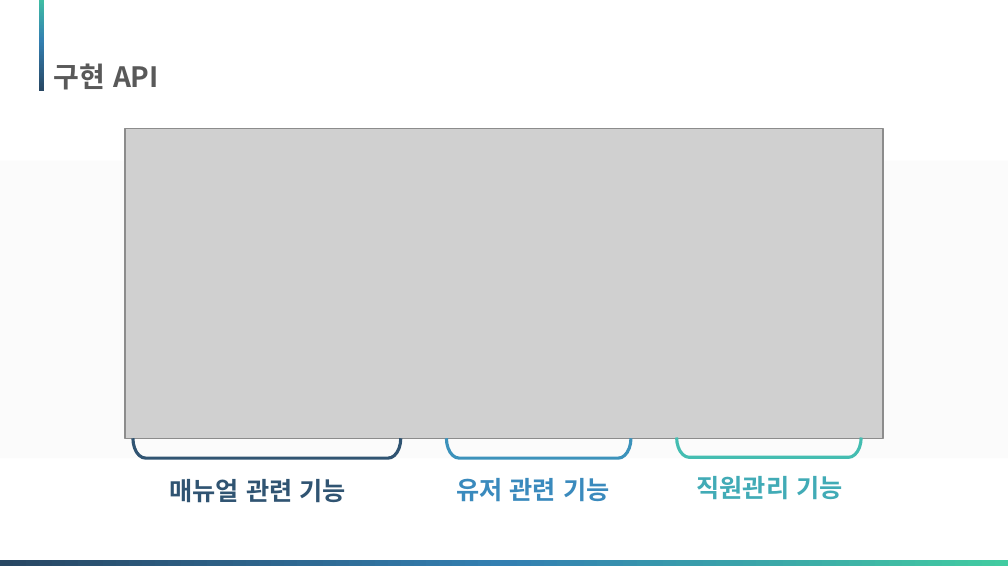
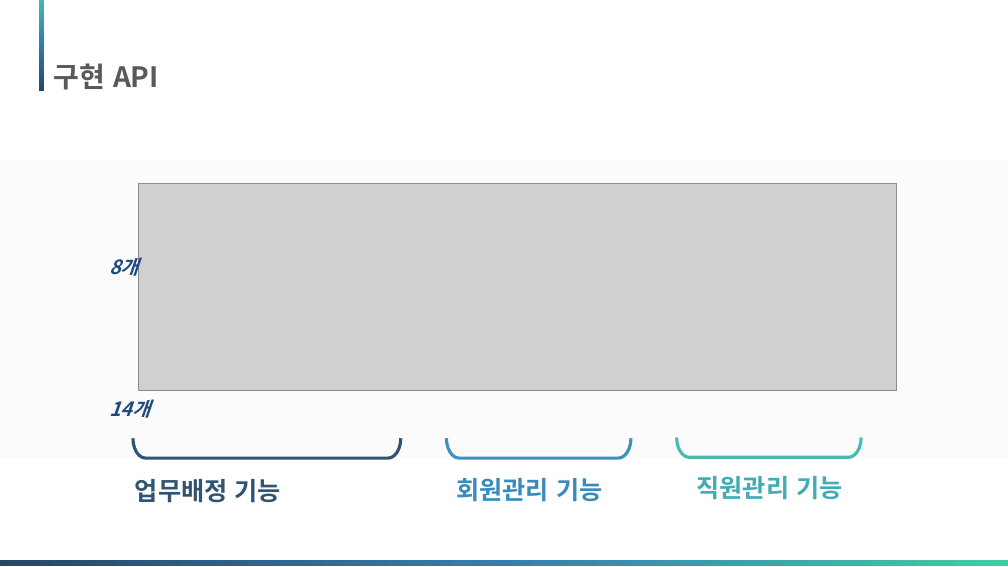
Before and after one commit to Matrix-ERPSolution/Matrix-Webapp, a slide deck: slide 28 of Matrix_presentation.pptx (slide 29 before the commit). Drawn at 1008x567 pixels with LibreOffice and Linux fonts; fonts in the diff are those of the drawing; grey boxes stand for pictures; background and template pictures are left out. Boxes give left, top, right and bottom in pixels: in the first picture for what was removed or moved away, otherwise in the second. Text is boxed around its words. In the diff, an @@ line names an element or a change of style, - is before the commit and + after.

```diff
--- a/Matrix_presentation.pptx
+++ b/Matrix_presentation.pptx
@@ picture: place and size @@
-picture at <box>125,129,883,438</box>
+picture at <box>138,183,896,391</box>
@@ text added at <box>109,253,139,279</box>, 14 pt, text #1F497D, bold, italic @@
+8개
@@ text added at <box>109,400,150,418</box>, 14 pt, text #1F497D, bold, italic @@
+14개
@@ text at <box>135,479,281,503</box>: text changed @@
-매뉴얼 관련 기능
+업무배정 기능
@@ text at <box>456,478,602,502</box>: text changed @@
-유저 관련 기능
+회원관리 기능
```
Also in this commit, not shown: 21 other slides changed, 3 slides added, 4 slides removed.
